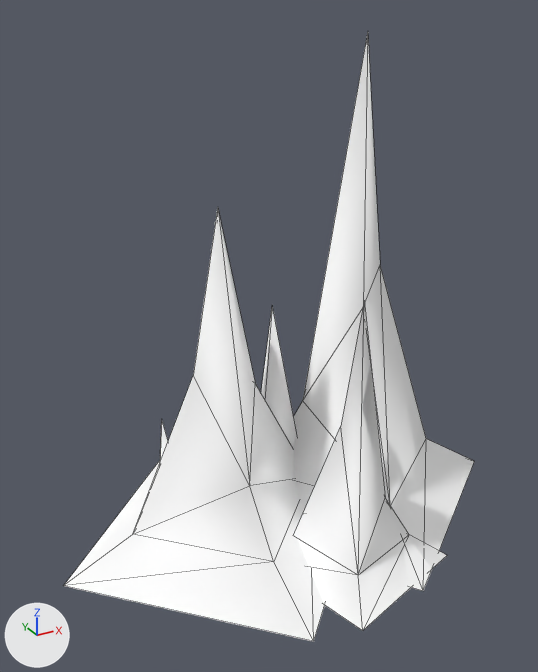
An edit to the glTF model public/3d/item/model__item__room.ofs_3158_0/3158IMFY03_10.gltf, drawn before and after from the same camera.
Before and after are seen from a 50 mm lens placed at (-0.607, -1.02, 0.909), pointed at (-0.046, 0.001, 0.399). Every picture has the same lights, and +X, +Y and +Z are marked at lower left. The first picture is the older version. Mesh edges are drawn as thin lines.

Names of what the first picture shows: '3158IMFY03_10'.
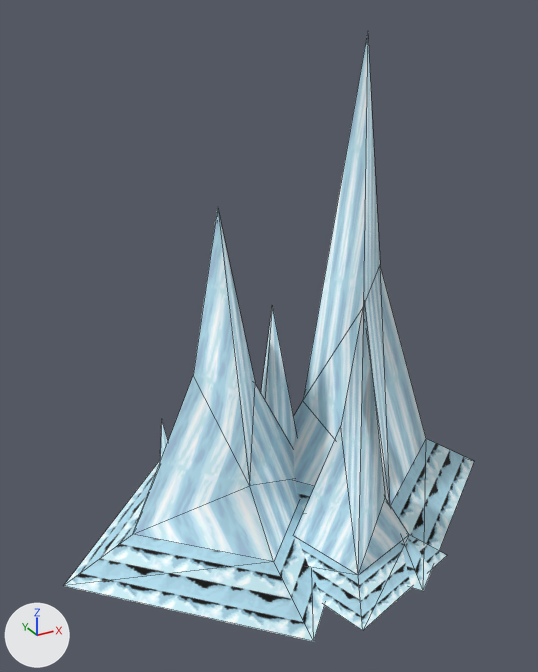
The change, as JSON lines over the scene's bpy script:
```json
{"op": "add", "block": "img_imfy03_10_0", "code": ["img_imfy03_10_0 = load_image('imfy03_10_0', '_unpacked/imfy03_10_0', 64, 32, 'sRGB')"]}
{"op": "add", "block": "img_imfy03_10_1", "code": ["img_imfy03_10_1 = load_image('imfy03_10_1', '_unpacked/imfy03_10_1', 32, 32, 'sRGB')"]}
{"op": "remove", "block": "mat_imfy03_10_1", "code": "mat_imfy03_10_1.base_color = (1.0, 1.0, 1.0)  # white #ffffff"}
{"op": "add", "block": "mat_imfy03_10_1", "code": "mat_imfy03_10_1.texture = img_imfy03_10_1"}
{"op": "remove", "block": "mat_imfy03_10_0", "code": "mat_imfy03_10_0.base_color = (1.0, 1.0, 1.0)  # white #ffffff"}
{"op": "add", "block": "mat_imfy03_10_0", "code": "mat_imfy03_10_0.texture = img_imfy03_10_0"}
```

What differs and where, as boxes [x1, y1, x2, y2] in the pictures (538 x 672 px):
```json
{"object": "3158IMFY03_10", "change": "surface changed", "before": [64, 34, 474, 642], "after": [64, 34, 474, 642]}
```
